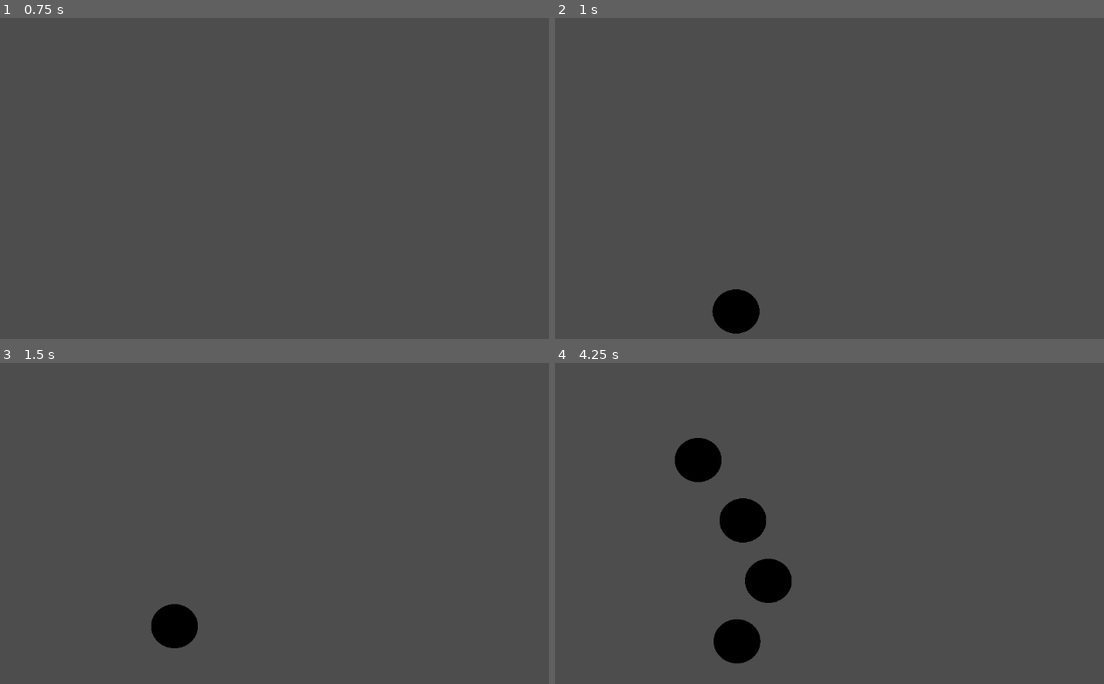
Above: before the commit, frames 1-4 (two rows, left to right).
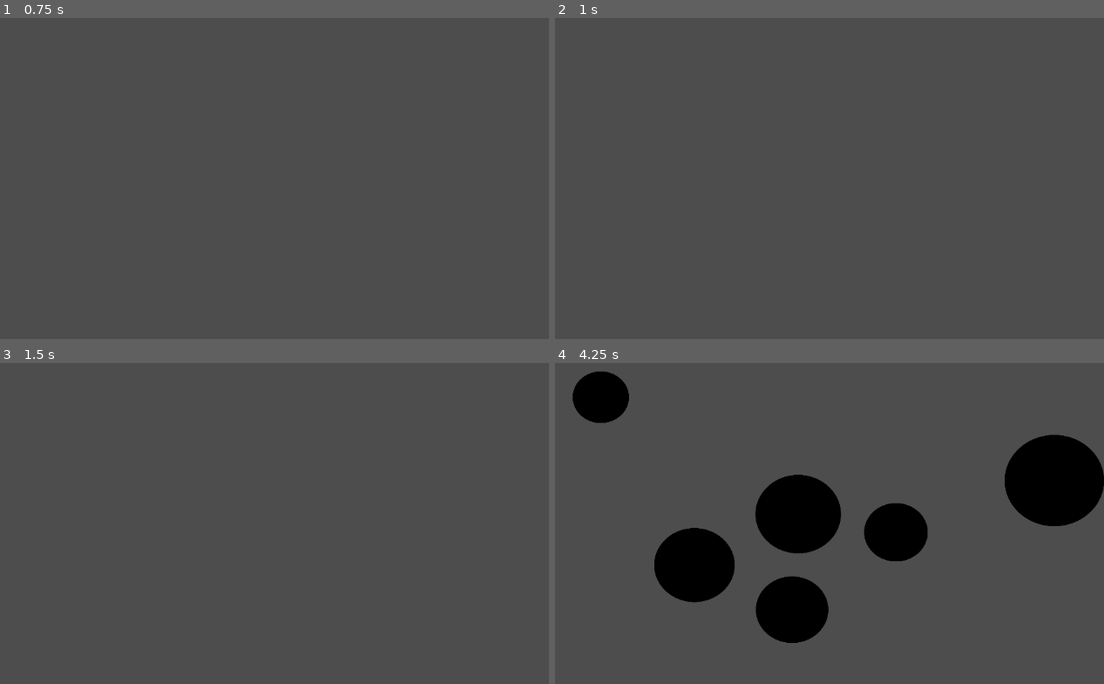
Above: after the commit, the same moments.

Repository: Iniang45/jam
Game: Godot game, scene res://Scenes/Item/BubbleSpawner/BubbleSpawner.tscn
The game is run twice, just before and just after one commit, with the same random seed, the same clock (stepped at 60 frames per second) and the same inputs. This scene is started directly instead of the project's main scene.
Inputs:
- Up to frame 1 (0.75 s): tap Enter at 0.5 s; hold D (Right) from 0.53 s (still down); tap Space (Jump) at 0.6 s
- Up to frame 2 (1 s): keep holding D (Right); tap Space (Jump) at 0.77 s
- Up to frame 3 (1.5 s): tap Space (Jump) at 1.07, 1.35 s; release D (Right) at 1.28 s; hold W (Down) from 1.28 s (still down)
- Up to frame 4 (4.25 s): tap Space (Jump) at 1.52, 1.82, 2.1, 2.85, 3.02, 3.32, 3.6, 3.77, 4.07 s; release W (Down) at 2.03 s; hold D (Right) 2.03-2.78 s; hold Z (Up) 2.78-3.53 s; hold A (Left) from 3.53 s (still down)

Frame 1 is identical in both runs. In frame 2, 0.9% of the frame differs, in the area x 28-38%, y 84-99%; in frame 3, 0.9%; in frame 4, 18%, in the area x 3-100%, y 2-94%.

Commit message:
Bubble eclate

Diff:
--- a/Scenes/Bd/control.tscn
+++ b/Scenes/Bd/control.tscn
@@ -16,7 +16,6 @@
 anchor_bottom = 1.0
 grow_horizontal = 2
 grow_vertical = 2
-metadata/_edit_use_anchors_ = true
 
 [node name="background" type="TextureRect" parent="."]
 layout_mode = 1
@@ -39,9 +38,11 @@
 shape = SubResource("CapsuleShape2D_pvgsj")
 
 [node name="Player" parent="." instance=ExtResource("2_rqeeb")]
-position = Vector2(237, 294)
+position = Vector2(532, 421)
 
-[node name="grosluffy" parent="." instance=ExtResource("4_nu1xi")]
-position = Vector2(53, -106)
+[node name="grosluffy" parent="." instance=ExtResource("4_na3lp")]
+position = Vector2(60, 19)
 
+[connection signal="body_entered" from="Player" to="Player" method="_on_body_entered"]
 [connection signal="area_entered" from="grosluffy" to="Player" method="_on_grosluffy_area_entered"]
+[connection signal="body_shape_entered" from="grosluffy" to="Player" method="_on_grosluffy_body_shape_entered"]
--- a/Scenes/Item/Bubble/Bubble.tscn
+++ b/Scenes/Item/Bubble/Bubble.tscn
@@ -4,17 +4,19 @@
 [ext_resource type="Script" path="res://Scenes/Item/Bubble/Script/bubble.gd" id="1_c2chy"]
 
 [sub_resource type="CapsuleShape2D" id="CapsuleShape2D_8px7s"]
-radius = 33.0
-height = 70.0
+radius = 79.0
+height = 158.0
 
 [node name="Bubble" type="Area2D"]
 script = ExtResource("1_c2chy")
 
 [node name="BubbleSprite" type="Sprite2D" parent="."]
-position = Vector2(443.25, 385.5)
-scale = Vector2(0.151367, 0.142578)
+position = Vector2(492.75, 341)
+scale = Vector2(0.344726, 0.316406)
 texture = ExtResource("1_amrtd")
 
 [node name="CollisionShape2D" type="CollisionShape2D" parent="."]
-position = Vector2(443, 385)
+position = Vector2(492, 341)
 shape = SubResource("CapsuleShape2D_8px7s")
+
+[connection signal="area_entered" from="." to="." method="_on_area_entered"]
--- a/Scenes/Item/Bubble/Script/bubble.gd
+++ b/Scenes/Item/Bubble/Script/bubble.gd
@@ -4,7 +4,7 @@
 @export var vertical_speed: float = 100.0  # Vitesse verticale
 @export var oscillation_speed: float = 2.0  # Vitesse d'oscillation (Hz)
 @export var oscillation_distance: float = 50.0  # Distance d'oscillation
-@export var horizontal_speed: float = 0.0  # Vitesse horizontale de base
+@export var horizontal_speed: float = 0.0  # Vitesse horizontale
 
 var time_passed: float = 0.0
 
@@ -12,7 +12,10 @@
 	# Convertir l'angle en vitesse horizontale
 	horizontal_speed += tan(deg_to_rad(angle_offset)) * vertical_speed
 	time_passed = 0.0
-	print("Bubble ready with angle_offset =", angle_offset, "and horizontal_speed =", horizontal_speed)  # Debug
+	print("Bubble ready with angle_offset =", angle_offset, "and horizontal_speed =", horizontal_speed)
+
+	# Connecter le signal de collision
+	connect("area_entered", Callable(self, "_on_bubble_collided"))
 
 func _process(delta):
 	# Ajoutez du temps pour les oscillations
@@ -30,3 +33,10 @@
 	# Supprimer si la bulle sort de l'écran
 	if position.y < -get_viewport_rect().size.y or position.x < 0 or position.x > get_viewport_rect().size.x:
 		queue_free()
+
+func _on_bubble_collided(other_area):
+	# Vérifier si l'autre zone est une autre bulle
+	if other_area.is_in_group("bubbles"):
+		# Supprimer les deux bulles
+		print("Bubble collided and will be removed!")
+		queue_free()  # Supprimer cette bulle
--- a/Scenes/Item/BubbleSpawner/BubbleSpawner.tscn
+++ b/Scenes/Item/BubbleSpawner/BubbleSpawner.tscn
@@ -8,3 +8,4 @@
 bubble_scene = ExtResource("2_7uajy")
 
 [node name="Timer" type="Timer" parent="."]
+wait_time = 2.0
--- a/Scenes/Item/BubbleSpawner/bubble_spawner.gd
+++ b/Scenes/Item/BubbleSpawner/bubble_spawner.gd
@@ -1,30 +1,45 @@
 extends Node2D
 
 @export var bubble_scene: PackedScene  # Préfabriqué de bulle à instancier
-@export var spawn_position: Vector2 = Vector2(100, 100)  # Position fixe pour le spawn des bulles
-@export var bubble_count: int = 1  # Nombre de bulles à générer en même temps
+@export var spawn_positions: Array = [
+	Vector2(100, 100),  # Premier point de spawn
+	Vector2(500, 100),  # Deuxième point de spawn
+	Vector2(300, 200)   # Troisième point de spawn
+]  # Liste des points de spawn
+@export var bubbles_per_point: int = 1  # Nombre de bulles à générer par point
 @export var horizontal_variation: float = 50.0  # Amplitude aléatoire pour les vitesses horizontales
+@export var min_bubble_size: float = 0.5  # Taille minimale des bulles
+@export var max_bubble_size: float = 1.0  # Taille maximale des bulles
 
 func _ready():
 	$Timer.start()
 	$Timer.connect("timeout", Callable(self, "_spawn_bubbles"))
 
 func _spawn_bubbles():
-	for i in range(bubble_count):
-		var bubble = bubble_scene.instantiate()
-		add_child(bubble)
+	# Parcourir tous les points de spawn
+	for spawn_position in spawn_positions:
+		# Générer plusieurs bulles par point de spawn
+		for i in range(bubbles_per_point):
+			var bubble = bubble_scene.instantiate()
+			add_child(bubble)
 
-		# Définir un angle aléatoire
-		bubble.angle_offset = randf_range(-15.0, 15.0)
+			# Définir un angle aléatoire
+			bubble.angle_offset = randf_range(-15.0, 15.0)
 
-		# Ajouter une variation horizontale
-		var random_horizontal_speed = randf_range(-horizontal_variation, horizontal_variation)
-		bubble.horizontal_speed += random_horizontal_speed  # Ajouter une vitesse horizontale unique
+			# Ajouter une variation horizontale
+			var random_horizontal_speed = randf_range(-horizontal_variation, horizontal_variation)
+			bubble.horizontal_speed += random_horizontal_speed
 
-		bubble.position = spawn_position
+			# Définir une taille aléatoire pour la bulle
+			var random_scale = randf_range(min_bubble_size, max_bubble_size)
+			bubble.scale = Vector2(random_scale, random_scale)
 
-		# Connecter le signal tree_exited
-		bubble.connect("tree_exited", Callable(self, "_on_bubble_exited").bind(bubble))
+			# Positionner la bulle au point de spawn actuel
+			bubble.position = spawn_position
+
+			# Connecter le signal tree_exited
+			bubble.connect("tree_exited", Callable(self, "_on_bubble_exited").bind(bubble))
+			bubble.add_to_group("bubbles")
 
 func _on_bubble_exited(bubble):
 	bubble.queue_free()
--- a/Scenes/Player/Scripts/player.gd
+++ b/Scenes/Player/Scripts/player.gd
@@ -57,25 +57,22 @@
 	elif Input.is_action_just_pressed("Jump") and is_on_ground:
 		jump()
 
-	if speed > 0  and direction[0] == 1 and is_on_ground:
+	if speed > 0  and direction[0] == 1:
 		$PlayerSprite.animation =  "walk"
-		$PlayerSprite.play()
-	elif speed > 0  and direction[0] == -1 and is_on_ground:
-		$PlayerSprite.animation =  "walk"
-		$PlayerSprite.set_flip_h(true)
 		$PlayerSprite.play()
 	else:
 		$PlayerSprite.stop()
-	if direction[0]!= -1:
-		$PlayerSprite.set_flip_h(false)
 
+	if check_if_on_ground() and $PlayerSprite.animation == "jump":
+		$PlayerSprite.animation = "idle"
+		$PlayerSprite.play()
 
 
 func jump() -> void:
 	# Appliquer une force vers le haut pour sauter
 	velocity.y = -jump_force
 	is_on_ground = false  # Le joueur quitte le sol
-	$PlayerSprite.animation = "jump"
+
 func wall_jump() -> void:
 	#Appliquer une force de saut directionnelle en fonction du mur
 	if is_on_wall_left:
--- a/player.tscn
+++ b/player.tscn
@@ -48,10 +48,10 @@
 "speed": 5.0
 }, {
 "frames": [{
-"duration": 5.0,
+"duration": 1.0,
 "texture": SubResource("AtlasTexture_7oxuj")
 }],
-"loop": false,
+"loop": true,
 "name": &"jump",
 "speed": 5.0
 }, {
@@ -90,10 +90,8 @@
 position = Vector2(-10, 1)
 scale = Vector2(0.560417, 0.541667)
 sprite_frames = SubResource("SpriteFrames_je1g4")
-animation = &"jump"
+animation = &"walk"
 
 [node name="hitboxPlayer" type="CollisionShape2D" parent="."]
 position = Vector2(-5, 0)
 shape = SubResource("RectangleShape2D_laowv")
-
-[connection signal="animation_looped" from="PlayerSprite" to="." method="_on_player_sprite_animation_looped"]
Not shown: 1 places in Scenes/Bd/control.tscn that only renumber resources
Not shown: 1 places in Scenes/grosluffy.tscn that only renumber resources
